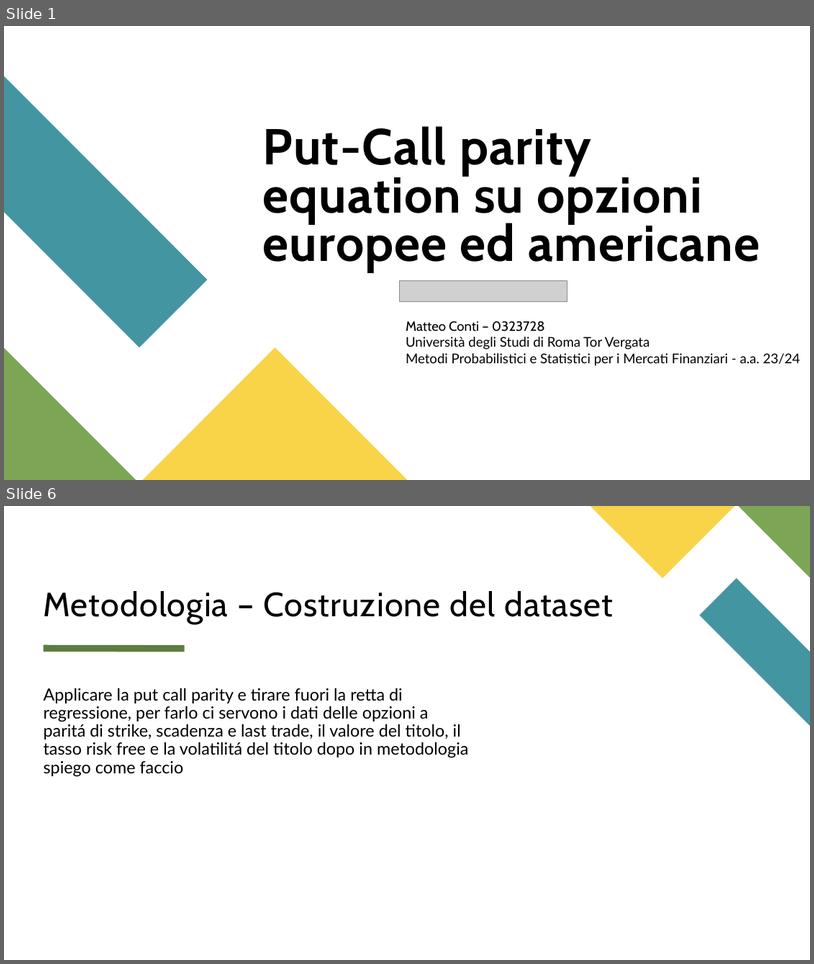
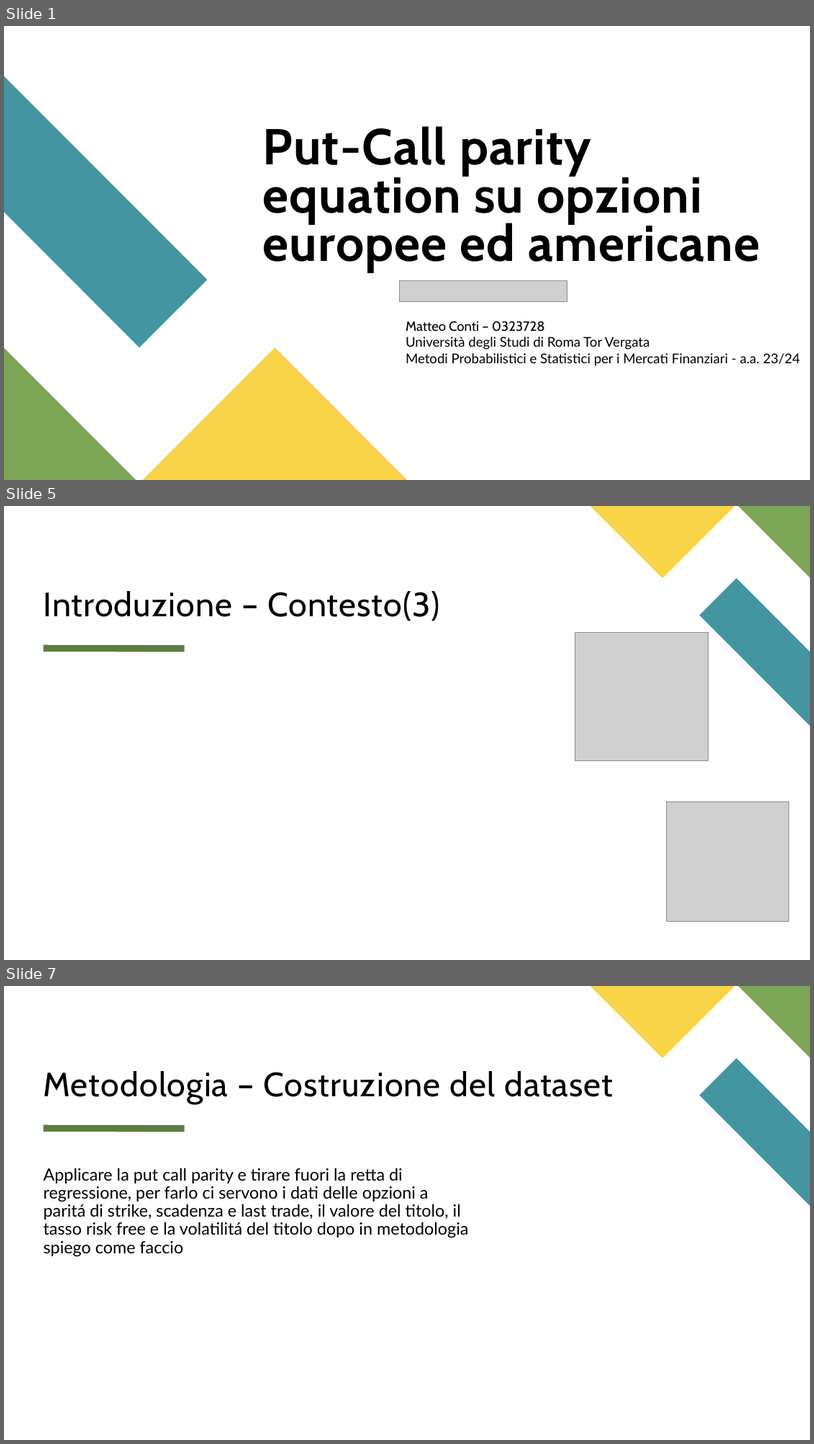
Before and after one commit to matteo-conti-97/MPSMF_Project, a slide deck: presentazione.pptx. Shown one above the other, each under a label of ours: slides 1 and 6 before the commit, slides 1, 5 and 7 after it; the slides between them are not shown. The pictures are 814x964 and 814x1444 pixels, drawn with LibreOffice and Linux fonts; fonts in the diff are those of the drawing; grey boxes stand for pictures. Boxes give left, top, right and bottom in pixels: in the first picture for what was removed or moved away, otherwise in the second. Text is boxed around its words. In the diff, an @@ line names an element or a change of style, - is before the commit and + after.

```diff
--- a/presentazione.pptx
+++ b/presentazione.pptx
@@ slide 5 added at (4,506,810,960), background #FFFFFF; not listed: 4 template elements that a slide beside it also shows @@
@@ title added at (44,591,440,621), 40 pt, text #000000 @@
+Introduzione – Contesto(3)
@@ picture added at (575,633,708,761) @@
@@ picture added at (667,801,789,921) @@
@@ what was slide 6 is now slide 7 @@
```
Also in this commit, not shown: 3 slides changed, 1 other slide added, 1 slide removed.
